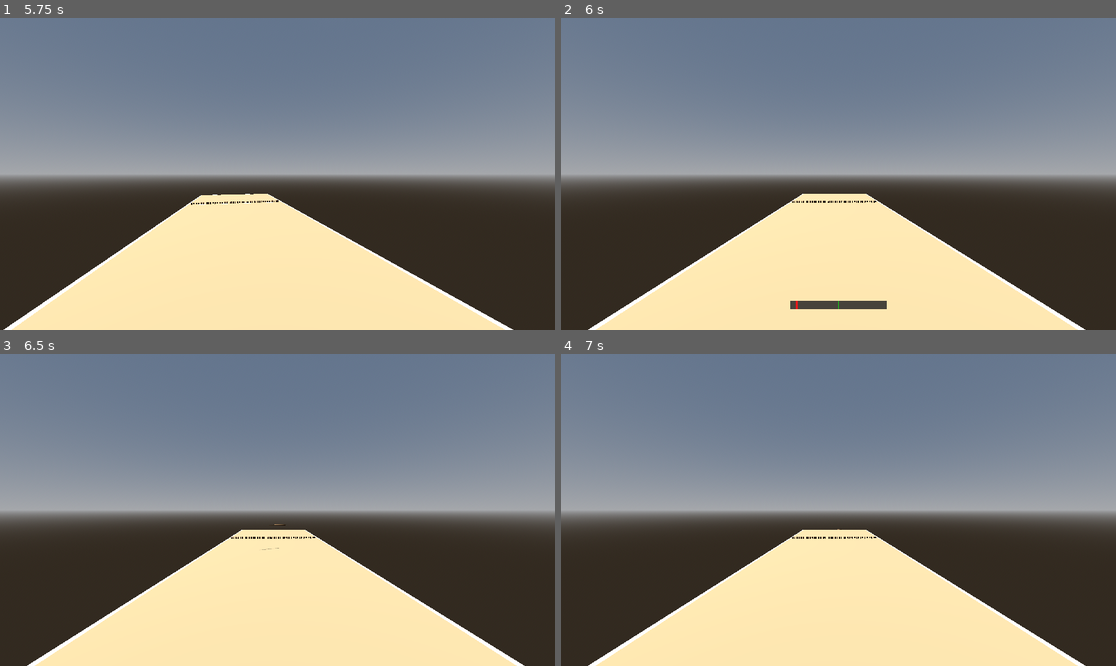
Above: before the commit, frames 1-4 (two rows, left to right).
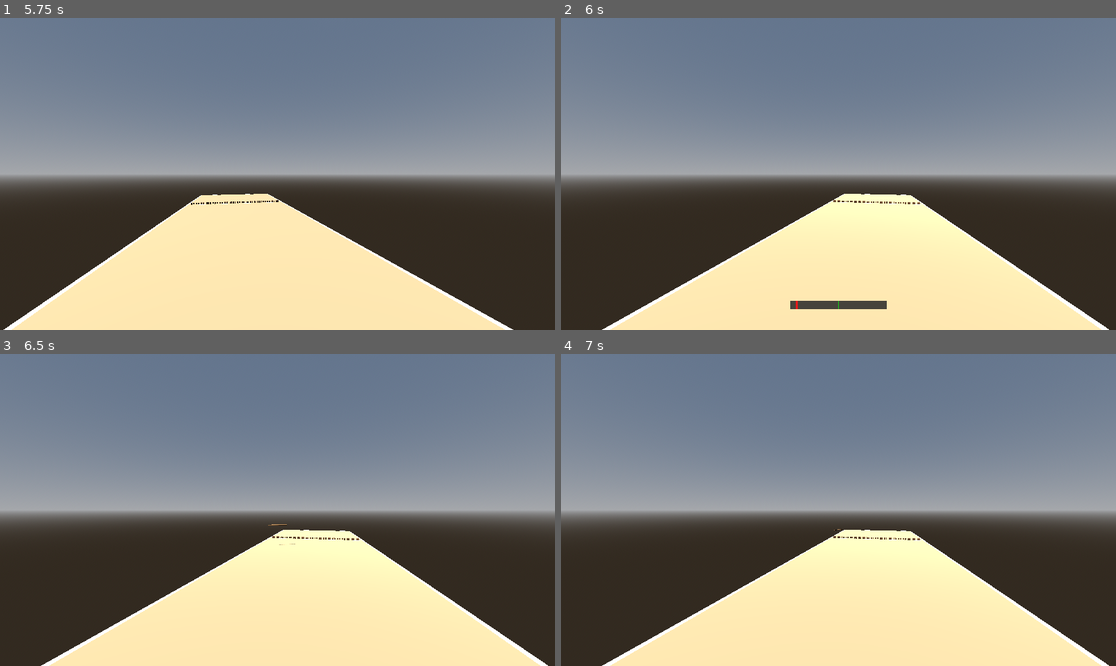
Above: after the commit, the same moments.

Repository: ration/kyykka
Game: Godot game, scene res://scenes/court.tscn
Same seed, same stepped clock (60 frames per second), same inputs: the game is played once before the commit and once after it.
Inputs (mouse positions are in pixels of both pictures, inside the frame that each line leads up to):
- Up to frame 1 (5.75 s): tap Enter at 0.5, 2.75, 4.25 s; move the mouse to (305, 174) at 0.52 s; hold Shift 0.53-1.28 s; click (305, 174) at 0.67 s; move the mouse to (249, 174) at 1.27 s; tap Alt at 1.35, 3.6 s; click (249, 174) at 1.42 s; tap Space at 2, 3.5, 5 s; move the mouse to (288, 167) at 2.02 s; tap Ctrl at 2.1, 4.35 s; click (288, 167) at 2.17 s; move the mouse to (271, 180) at 2.77 s; tap Shift at 2.85 s; click (271, 180) at 2.92 s; move the mouse to (316, 177) at 3.52 s; click (316, 177) at 3.67 s; move the mouse to (233, 170) at 4.27 s; click (233, 170) at 4.42 s; move the mouse to (283, 174) at 5.02 s; hold Shift from 5.03 s (still down); click (283, 174) at 5.17 s
- Up to frame 2 (6 s): move the mouse to (816, 167) at 5.77 s; release Shift at 5.78 s; tap Alt at 5.85 s; click (816, 167) at 5.92 s
- Up to frame 3 (6.5 s): no input
- Up to frame 4 (7 s): move the mouse to (866, 510) at 6.52 s; tap Ctrl at 6.6 s; click (866, 510) at 6.67 s

Frame 1 is identical in both runs. In frame 2, 5.5% of the frame differs, in the area x 4-99%, y 56-100%; in frame 3, 5.5%, in the area x 4-99%, y 54-100%; in frame 4, 5.5%.

Commit message:
Add Phase 4 game loop: turns, halves, match end, hot-seat
Add Half.next_attack() (scripts/rules/half.gd, tested) as a pure rule:
alternates to the other side unless it's already finished, in which
case the unfinished side continues alone.

Add MatchController (scripts/match_controller.gd), which owns the full
game-flow that court.gd used to hardcode as a single fixed Attack: a
KyykkaMatch, both pesas' PesaViews/PesaScorers (rebuilt fresh every
half), and the single ThrowController, reconfigured each turn via a
new ThrowController.configure(position, forward, watch_root) - this is
the hot-seat (same controls, repositioned) per playtesting feedback,
since AI (Phase 6) and real multiplayer (Phase 7) come later.
"Camera follows current thrower" falls out for free from this, since
the camera is already derived from the thrower's transform.

ThrowController also gains an `enabled` flag so MatchController can
stop accepting input once the match ends, and no longer assumes a
fixed +Z forward direction (needed since team B throws the opposite
way down the court).

court.gd shrinks back down to just ground/lines/collision - equipment
and game-flow now live entirely in MatchController.

Verified end-to-end with a throwaway headless script (sped up via
Engine.time_scale) driving a full 2-half match: turns alternate
correctly, halves reset kyykkä counts to a full 40, the match finishes
after 2 halves and disables the thrower, and a winner is determined.

Co-Authored-By: Claude Sonnet 5 <noreply@anthropic.com>

Diff:
--- a/scripts/court.gd
+++ b/scripts/court.gd
@@ -1,8 +1,11 @@
 extends Node3D
-## Procedurally builds the kyykkä court: a ground plane plus the boundary
-## and pesä (playing square) lines described in README.md. Built at
-## runtime rather than hand-placed so the dimensions stay in one place
-## and can be tuned via the exported fields below.
+## Procedurally builds the static kyykkä court: a ground plane plus the
+## boundary and pesä (playing square) lines described in README.md, plus
+## ground collision. Built at runtime rather than hand-placed so the
+## dimensions stay in one place and can be tuned via the exported fields
+## below. Equipment and game-flow (pesäs, turns, halves, the match) are
+## MatchController's job, not this script's — it just hands over the
+## dimensions/scenes MatchController needs.
 
 @export var court_width: float = 5.0    ## metres, along X
 @export var court_length: float = 20.0  ## metres, along Z
@@ -15,44 +18,27 @@
 @export var ground_thickness: float = 0.2
 
 
-## Phase 3 demo wiring: one Attack, thrown at from the near pesä's front
-## line toward the far pesä. Phase 4 replaces this with the real
-## match/turn loop, so it's kept minimal rather than building
-## infrastructure that would just be discarded then.
 func _ready() -> void:
 	var hw := court_width / 2.0
 	var hl := court_length / 2.0
 	var near_pesa_z := -hl + pesa_size
 	var far_pesa_z := hl - pesa_size
 
-	var far_pesa_view := _build_pesa_view(far_pesa_z, 1.0)
-
 	add_child(_build_ground())
 	add_child(_build_ground_collision(hw, hl))
 	add_child(_build_lines(hw, hl, near_pesa_z, far_pesa_z))
-	add_child(_build_pesa_view(near_pesa_z, -1.0))
-	add_child(far_pesa_view)
 
-	var attack := Attack.new(Team.new("Player"), Pesa.new(far_pesa_view.piece_count), KyykkaMatch.DEFAULT_KARTTU_BUDGET)
-	var scorer := PesaScorer.new(far_pesa_view, attack)
-
-	var thrower := ThrowController.new()
-	thrower.name = "ThrowController"
-	thrower.karttu_scene = preload("res://scenes/karttu.tscn")
-	thrower.watch_root = far_pesa_view
-	thrower.camera = $Camera3D
-	thrower.position = Vector3(0, 0, near_pesa_z)
-	thrower.throw_settled.connect(func() -> void:
-		attack.throw(scorer.score_current_state())
-		print("Attack: karttu_used=%d/%d in_square=%d on_line=%d removed=%d finished=%s" % [
-			attack.karttu_used, attack.karttu_budget,
-			attack.pesa.in_square, attack.pesa.on_line, attack.pesa.removed,
-			attack.is_finished(),
-		])
-		if attack.is_finished():
-			print("Attack finished. Score: ", attack.score())
-	)
-	add_child(thrower)
+	var match_controller := MatchController.new()
+	match_controller.name = "MatchController"
+	match_controller.court_width = court_width
+	match_controller.pesa_size = pesa_size
+	match_controller.near_pesa_z = near_pesa_z
+	match_controller.far_pesa_z = far_pesa_z
+	match_controller.pesa_side_margin = pesa_side_margin
+	match_controller.kyykka_scene = preload("res://scenes/kyykka.tscn")
+	match_controller.karttu_scene = preload("res://scenes/karttu.tscn")
+	match_controller.camera = $Camera3D
+	add_child(match_controller)
 
 
 func _build_ground() -> MeshInstance3D:
@@ -118,18 +104,6 @@
 	return lines
 
 
-func _build_pesa_view(z: float, depth_direction: float) -> PesaView:
-	var view := PesaView.new()
-	view.name = "PesaView"
-	view.kyykka_scene = preload("res://scenes/kyykka.tscn")
-	view.usable_width = court_width - 2.0 * pesa_side_margin
-	view.pesa_half_width = court_width / 2.0
-	view.pesa_depth = pesa_size
-	view.depth_direction = depth_direction
-	view.position = Vector3(0, 0, z)
-	return view
-
-
 func _add_segment(st: SurfaceTool, from: Vector3, to: Vector3) -> void:
 	var dir := (to - from).normalized()
 	var perp := Vector3(-dir.z, 0, dir.x) * (line_width / 2.0)
--- /dev/null
+++ b/scripts/match_controller.gd
@@ -0,0 +1,126 @@
+class_name MatchController
+extends Node3D
+## Owns the full game-flow: the KyykkaMatch, both pesäs' equipment across
+## halves, and the single (hot-seat) ThrowController. court.gd builds the
+## static court (ground/lines/collision) and hands this node the
+## dimensions/scenes it needs; this node owns everything that changes
+## over the course of a match.
+##
+## Minimal hot-seat for now: the same player/controls handle both teams'
+## turns, repositioned to face whichever pesä they're attacking. Real
+## per-player polish is Phase 7's job; AI is Phase 6's — see ROADMAP.md.
+
+@export var court_width: float
+@export var pesa_size: float
+@export var near_pesa_z: float
+@export var far_pesa_z: float
+@export var pesa_side_margin: float
+@export var kyykka_scene: PackedScene
+@export var karttu_scene: PackedScene
+@export var camera: Camera3D
+
+var kyykka_match: KyykkaMatch
+var current_half: Half
+var current_attack: Attack
+
+var near_pesa_view: PesaView  # team A's own square; team B attacks it
+var far_pesa_view: PesaView   # team B's own square; team A attacks it
+var near_scorer: PesaScorer
+var far_scorer: PesaScorer
+
+var thrower: ThrowController
+
+
+func _ready() -> void:
+	kyykka_match = KyykkaMatch.new(Team.new("Team A"), Team.new("Team B"))
+	_start_half()
+
+	thrower = ThrowController.new()
+	thrower.name = "ThrowController"
+	thrower.karttu_scene = karttu_scene
+	thrower.camera = camera
+	thrower.throw_settled.connect(_on_throw_settled)
+	add_child(thrower)
+	_configure_thrower_for_current_attack()
+
+
+func _start_half() -> void:
+	current_half = kyykka_match.start_half()
+
+	if near_pesa_view:
+		near_pesa_view.queue_free()
+	if far_pesa_view:
+		far_pesa_view.queue_free()
+
+	near_pesa_view = _build_pesa_view(near_pesa_z, -1.0)
+	far_pesa_view = _build_pesa_view(far_pesa_z, 1.0)
+	add_child(near_pesa_view)
+	add_child(far_pesa_view)
+
+	# Team A defends the near pesä and attacks the far one; team B the
+	# reverse (see scripts/rules/kyykka_match.gd / half.gd).
+	near_scorer = PesaScorer.new(near_pesa_view, current_half.attack_by_team_b)
+	far_scorer = PesaScorer.new(far_pesa_view, current_half.attack_by_team_a)
+	current_attack = current_half.attack_by_team_a
+
+	print("-- Half %d begins --" % kyykka_match.halves.size())
+
+
+func _build_pesa_view(z: float, depth_direction: float) -> PesaView:
+	var view := PesaView.new()
+	view.name = "PesaView"
+	view.kyykka_scene = kyykka_scene
+	view.usable_width = court_width - 2.0 * pesa_side_margin
+	view.pesa_half_width = court_width / 2.0
+	view.pesa_depth = pesa_size
+	view.depth_direction = depth_direction
+	view.position = Vector3(0, 0, z)
+	return view
+
+
+func _configure_thrower_for_current_attack() -> void:
+	if current_attack == current_half.attack_by_team_a:
+		thrower.configure(Vector3(0, 0, near_pesa_z), Vector3(0, 0, 1), far_pesa_view)
+	else:
+		thrower.configure(Vector3(0, 0, far_pesa_z), Vector3(0, 0, -1), near_pesa_view)
+	print("%s's turn" % current_attack.attacking_team.team_name)
+
+
+func _on_throw_settled() -> void:
+	var scorer := far_scorer if current_attack == current_half.attack_by_team_a else near_scorer
+	current_attack.throw(scorer.score_current_state())
+
+	print("%s: karttu_used=%d/%d in_square=%d on_line=%d removed=%d finished=%s score=%s" % [
+		current_attack.attacking_team.team_name,
+		current_attack.karttu_used, current_attack.karttu_budget,
+		current_attack.pesa.in_square, current_attack.pesa.on_line, current_attack.pesa.removed,
+		current_attack.is_finished(),
+		current_attack.score() if current_attack.is_finished() else "n/a",
+	])
+
+	_advance_turn()
+
+
+func _advance_turn() -> void:
+	if current_half.is_finished():
+		if kyykka_match.is_finished():
+			_end_match()
+		else:
+			_start_half()
+			_configure_thrower_for_current_attack()
+		return
+
+	current_attack = current_half.next_attack(current_attack)
+	_configure_thrower_for_current_attack()
+
+
+func _end_match() -> void:
+	thrower.enabled = false
+	var team_a := kyykka_match.team_a
+	var team_b := kyykka_match.team_b
+	var winner := kyykka_match.winner()
+	print("-- Match over -- %s: %d, %s: %d -- %s" % [
+		team_a.team_name, kyykka_match.total_score(team_a),
+		team_b.team_name, kyykka_match.total_score(team_b),
+		("Winner: %s" % winner.team_name) if winner else "Tie",
+	])
--- a/scripts/rules/half.gd
+++ b/scripts/rules/half.gd
@@ -23,3 +23,12 @@
 		return attack_by_team_b.score()
 	push_error("Team is not part of this half")
 	return 0
+
+
+## Which Attack should throw next, given `current` just finished a throw.
+## Alternates to the other side unless it's already finished, in which
+## case the still-unfinished side continues alone. Only meaningful while
+## is_finished() is false.
+func next_attack(current: Attack) -> Attack:
+	var other := attack_by_team_b if current == attack_by_team_a else attack_by_team_a
+	return other if not other.is_finished() else current
--- a/scripts/throwing/throw_controller.gd
+++ b/scripts/throwing/throw_controller.gd
@@ -1,9 +1,10 @@
 class_name ThrowController
 extends Node3D
 ## Player-controlled aiming/throwing rig. Pure input/physics — knows
-## nothing about the rules engine. Reuses a single karttu instance per
-## throw and reports completion via throw_settled; whoever owns this node
-## (court.gd) is responsible for scoring the result.
+## nothing about the rules engine or whose turn it is. Reuses a single
+## karttu instance per throw and reports completion via throw_settled;
+## whoever owns this node (MatchController) is responsible for scoring
+## the result and repositioning it (via configure()) for the next turn.
 ##
 ## Throw distance is fixed for now (power is a later feature); the skill
 ## mechanic is the swing timing: holding the button sweeps a 0-180 degree
@@ -15,8 +16,8 @@
 signal throw_settled
 
 @export var karttu_scene: PackedScene
-@export var watch_root: Node3D  ## subtree whose RigidBody3Ds must settle (the target PesaView)
 @export var camera: Camera3D
+@export var enabled: bool = true  ## set false to stop accepting input once the match is over
 
 @export var aim_cone_degrees: float = 25.0
 @export var mouse_sensitivity: float = 0.2  ## degrees per pixel of mouse motion
@@ -32,7 +33,10 @@
 @export var miss_indicator_seconds: float = 0.8
 @export var lock_grace_seconds: float = 0.15  ## ignore contacts for this long after launch — contact_monitor can briefly still report the pre-launch resting contact
 
+var watch_root: Node3D  ## subtree whose RigidBody3Ds must settle (the current target PesaView); set via configure()
+
 var _yaw_degrees: float = 0.0
+var _forward_direction: Vector3 = Vector3(0, 0, 1)  ## yaw=0 aim direction; set via configure()
 var _karttu: RigidBody3D
 var _busy: bool = false
 
@@ -67,13 +71,24 @@
 
 
 func _ready() -> void:
-	assert(karttu_scene != null and watch_root != null and camera != null)
+	assert(karttu_scene != null and camera != null)
 	Input.mouse_mode = Input.MOUSE_MODE_CAPTURED
 	_karttu = karttu_scene.instantiate()
 	get_parent().add_child(_karttu)
+	_build_gauge_ui()
+
+
+## Positions this thrower for a turn: where it stands, which way is
+## "straight ahead" (yaw=0), and which PesaView's kyykkä to watch for
+## settling. Called once right after this node enters the tree for the
+## first turn, and again whenever the active side changes.
+func configure(p_position: Vector3, p_forward: Vector3, p_watch_root: Node3D) -> void:
+	position = p_position
+	_forward_direction = p_forward.normalized()
+	watch_root = p_watch_root
+	_yaw_degrees = 0.0
 	_reset_karttu()
 	_update_camera()
-	_build_gauge_ui()
 
 
 func _reset_karttu() -> void:
@@ -88,6 +103,9 @@
 
 
 func _unhandled_input(event: InputEvent) -> void:
+	if not enabled:
+		return
+
 	if event is InputEventMouseMotion and not _busy:
 		_yaw_degrees = clampf(
 			_yaw_degrees - event.relative.x * mouse_sensitivity,
@@ -149,8 +167,7 @@
 
 
 func _aim_direction() -> Vector3:
-	var yaw := deg_to_rad(_yaw_degrees)
-	return Vector3(sin(yaw), 0.0, cos(yaw)).normalized()
+	return _forward_direction.rotated(Vector3.UP, deg_to_rad(_yaw_degrees))
 
 
 func _update_camera() -> void:
--- a/tests/rules/test_half.gd
+++ b/tests/rules/test_half.gd
@@ -33,3 +33,25 @@
 
 	half.attack_by_team_b.throw(ThrowResult.new(1, 0, 0))
 	assert_true(half.is_finished())
+
+
+func test_next_attack_alternates_while_both_unfinished() -> void:
+	var half := Half.new(
+		Attack.new(team_a, Pesa.new(4), 10),
+		Attack.new(team_b, Pesa.new(4), 10)
+	)
+	half.attack_by_team_a.throw(ThrowResult.new(1, 0, 0))
+
+	assert_eq(half.next_attack(half.attack_by_team_a), half.attack_by_team_b)
+	assert_eq(half.next_attack(half.attack_by_team_b), half.attack_by_team_a)
+
+
+func test_next_attack_stays_on_current_if_other_side_finished() -> void:
+	var half := Half.new(
+		Attack.new(team_a, Pesa.new(1), 1),
+		Attack.new(team_b, Pesa.new(4), 10)
+	)
+	half.attack_by_team_a.throw(ThrowResult.new(1, 0, 0))  # team A's attack is now finished
+	half.attack_by_team_b.throw(ThrowResult.new(1, 0, 0))  # team B still has more to throw
+
+	assert_eq(half.next_attack(half.attack_by_team_b), half.attack_by_team_b)
Not shown, added: scripts/match_controller.gd.uid
Not shown, changed: CLAUDE.md
Not shown, changed: ROADMAP.md
